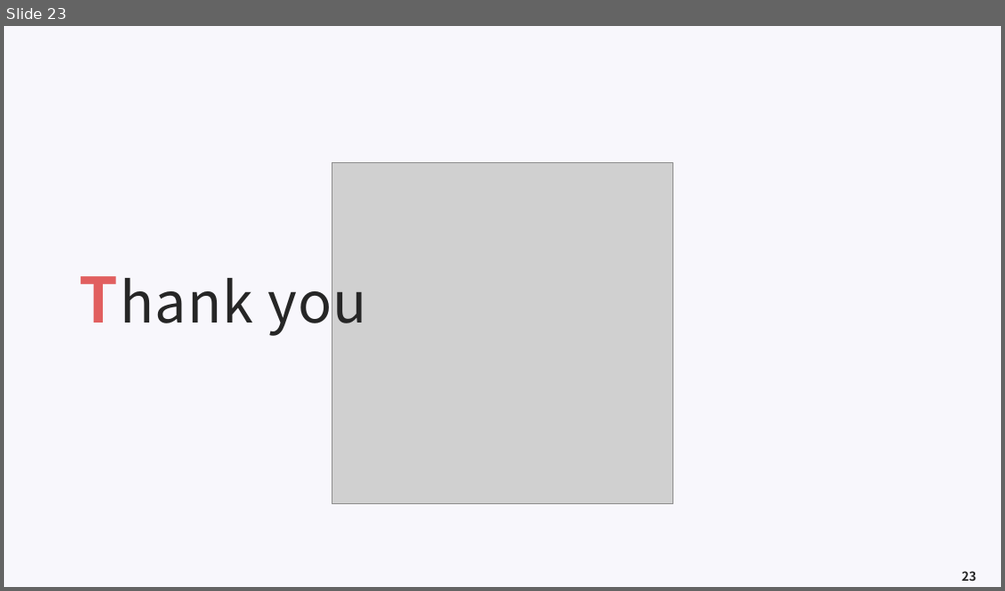
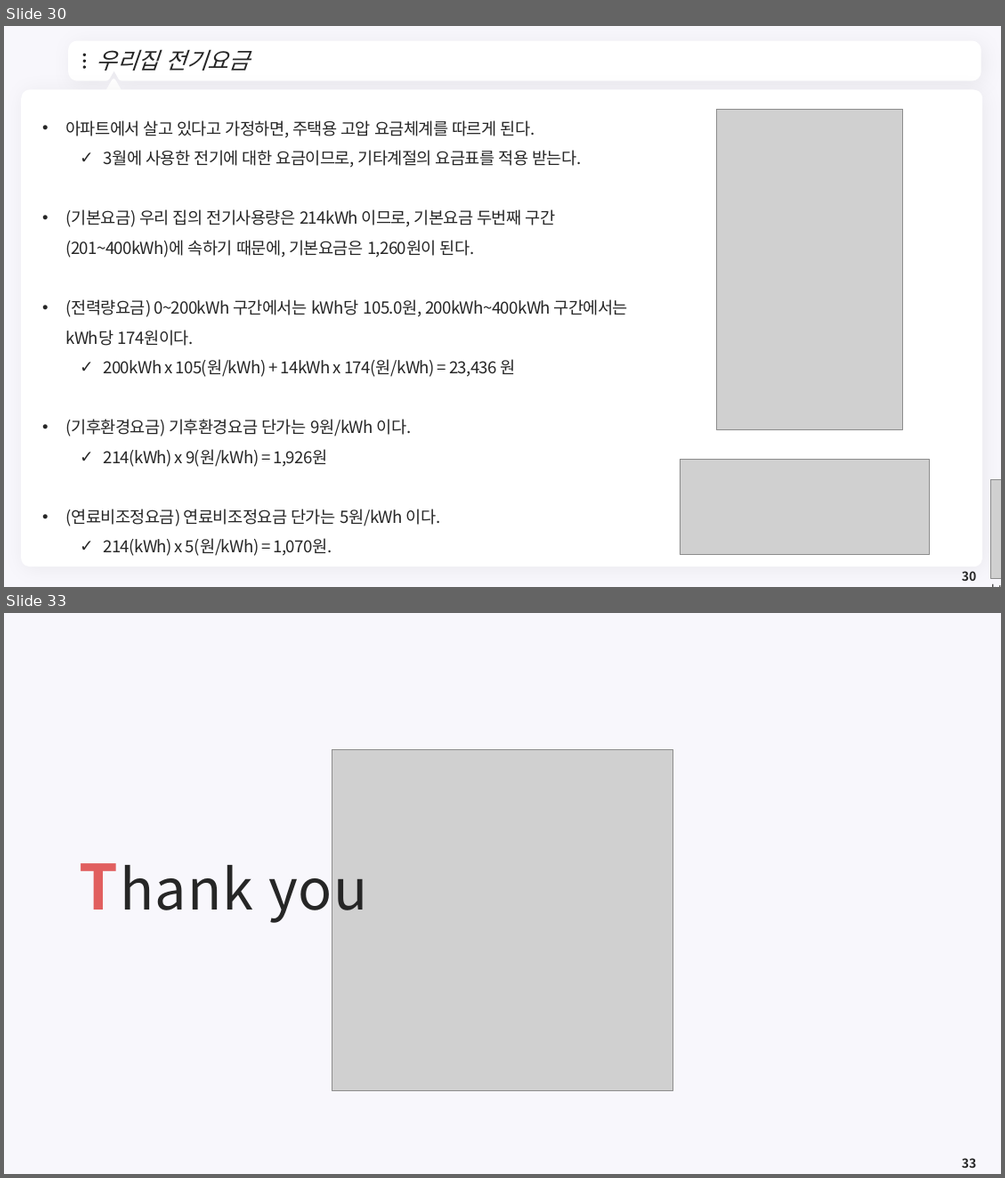
Before and after one commit to meandthey/Teaching, a slide deck: 에너지경제학/자원에너지경제학_Chapter_1.pptx. Shown one above the other, each under a label of ours: slide 23 before the commit, slides 30 and 33 after it; the slides between them are not shown. The pictures are 1005x591 and 1005x1178 pixels, drawn with LibreOffice and Linux fonts; fonts in the diff are those of the drawing; grey boxes stand for pictures; background and template pictures are left out. Boxes give left, top, right and bottom in pixels: in the first picture for what was removed or moved away, otherwise in the second. Text is boxed around its words. In the diff, an @@ line names an element or a change of style, - is before the commit and + after.

```diff
--- a/에너지경제학/자원에너지경제학_Chapter_1.pptx
+++ b/에너지경제학/자원에너지경제학_Chapter_1.pptx
@@ slide 30 added at <box>4,26,1001,587</box>, background #F8F7FC @@
@@ freeform shape added at <box>72,45,978,78</box>, fill #FFFFFF, outline #FFFFFF 7.25 pt @@
@@ title added at <box>97,49,250,70</box>, 22 pt, text #262626, italic @@
+우리집 전기요금
@@ ellipse added at <box>83,54,86,56</box>, fill #262626 @@
@@ ellipse added at <box>83,60,86,62</box>, fill #262626 @@
@@ ellipse added at <box>83,66,86,69</box>, fill #262626 @@
@@ freeform shape added at <box>957,56,966,67</box>, fill #FFFFFF @@
@@ rounded rectangle added at <box>21,89,983,566</box>, fill #FFFFFF @@
@@ triangle added at <box>105,80,122,95</box>, fill #FFFFFF, outline #FFFFFF 3.75 pt @@
@@ text added at <box>65,120,628,556</box>, 16 pt, text #262626 @@
+• 아파트에서 살고 있다고 가정하면, 주택용 고압 요금체계를 따르게 된다.
+  ✓ 3월에 사용한 전기에 대한 요금이므로, 기타계절의 요금표를 적용 받는다.
+• (기본요금) 우리 집의 전기사용량은 214kWh 이므로, 기본요금 두번째 구간 (201~400kWh)에 속하기 때문에, 기본요금은 1,260원이 된다.
+• (전력량요금) 0~200kWh 구간에서는 kWh당 105.0원, 200kWh~400kWh 구간에서는 kWh당 174원이다.
+  ✓ 200kWh x 105(원/kWh) + 14kWh x 174(원/kWh) = 23,436 원
+• (기후환경요금) 기후환경요금 단가는 9원/kWh 이다.
+  ✓ 214(kWh) x 9(원/kWh) = 1,926원
+• (연료비조정요금) 연료비조정요금 단가는 5원/kWh 이다.
+  ✓ 214(kWh) x 5(원/kWh) = 1,070원.
@@ picture added at <box>717,109,903,429</box> @@
@@ picture added at <box>680,459,929,555</box> @@
@@ picture added at <box>991,480,1001,579</box> @@
@@ page number added at <box>962,571,976,580</box>, 12 pt, text #262626, bold @@
+30
@@ text added at <box>984,579,1001,587</box>, 11 pt, text #262626 @@
+https://online.kepco.co.kr/PRM004D00
@@ what was slide 23 is now slide 33 @@
@@ page number at <box>962,1158,976,1167</box>: text changed @@
-23
+33
```
Also in this commit, not shown: 2 slides changed, 9 other slides added, 1 other file.
